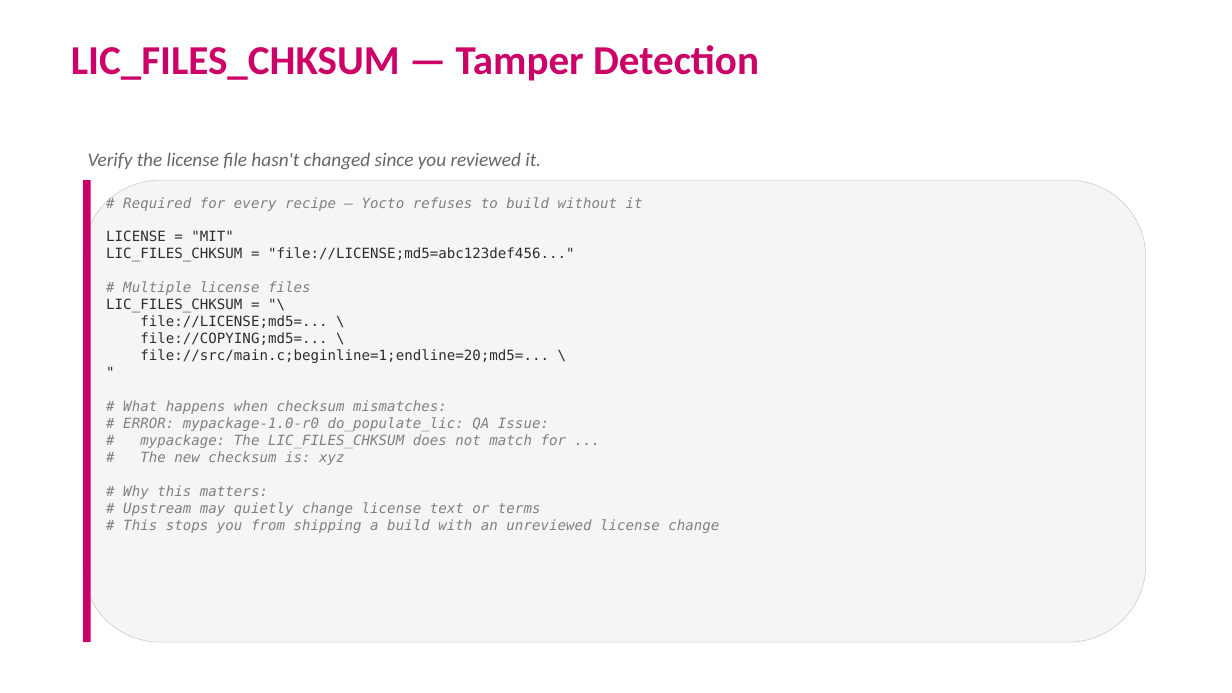
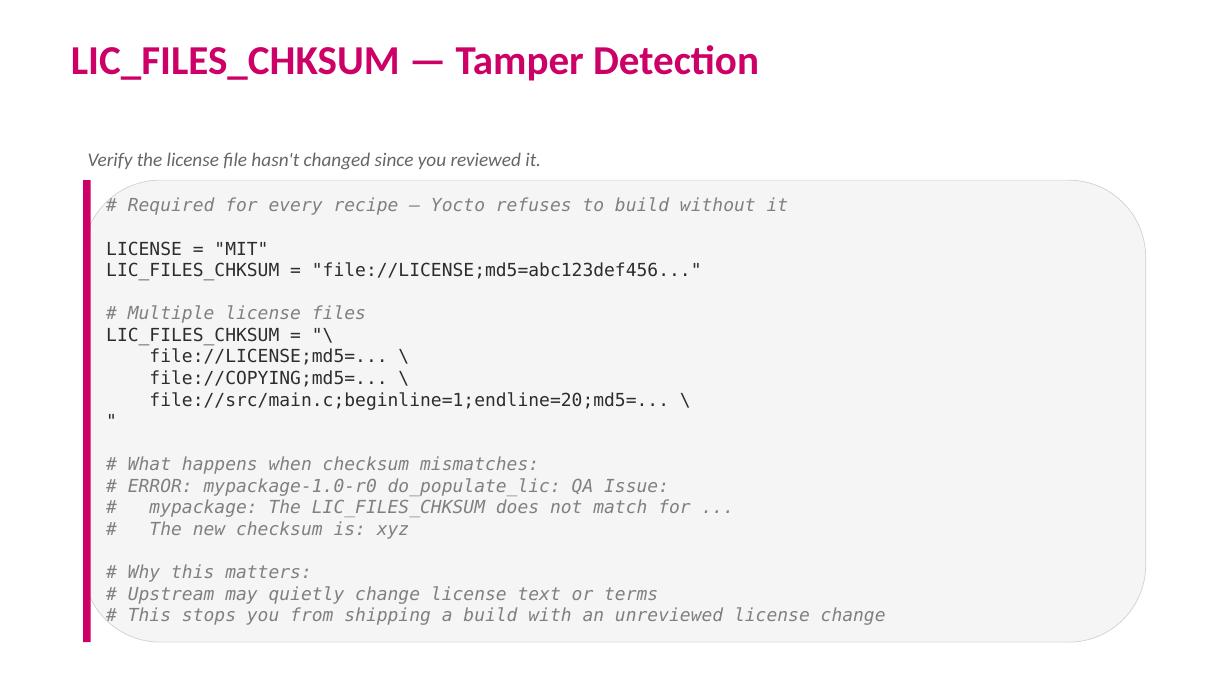
Before and after one commit to EmertxeInfoTech/Allegion-Training-Materials, a slide deck: slide 5 of yocto_training_all_session_decks/session_decks/D3S7_License_SBOM.pptx. Drawn at 1232x693 pixels with LibreOffice and Linux fonts; fonts in the diff are those of the drawing; background and template pictures are left out. Boxes give left, top, right and bottom in pixels: in the first picture for what was removed or moved away, otherwise in the second. Text is boxed around its words. In the diff, an @@ line names an element or a change of style, - is before the commit and + after.

```diff
--- a/yocto_training_all_session_decks/session_decks/D3S7_License_SBOM.pptx
+++ b/yocto_training_all_session_decks/session_decks/D3S7_License_SBOM.pptx
@@ text "# Required for every recipe ..." at box(106, 197, 886, 625): size 11 to 14 pt @@
```
Also in this commit, not shown: 8 other slides changed, 17 other files.
